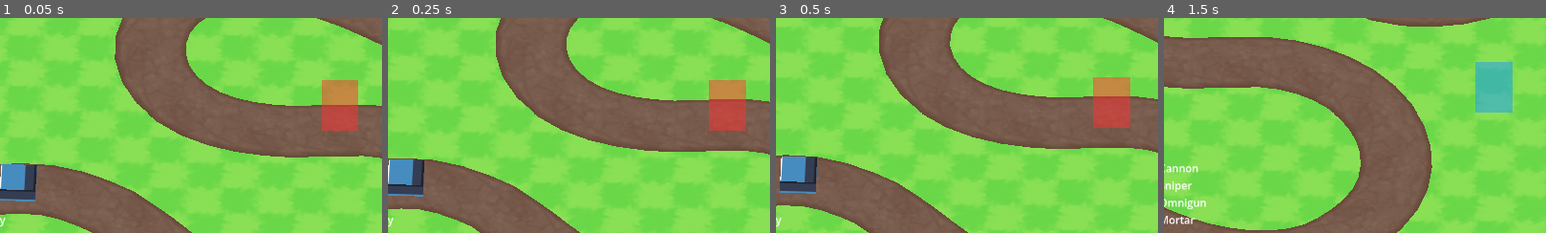
Above: before the commit, frames 1-4 (left to right).
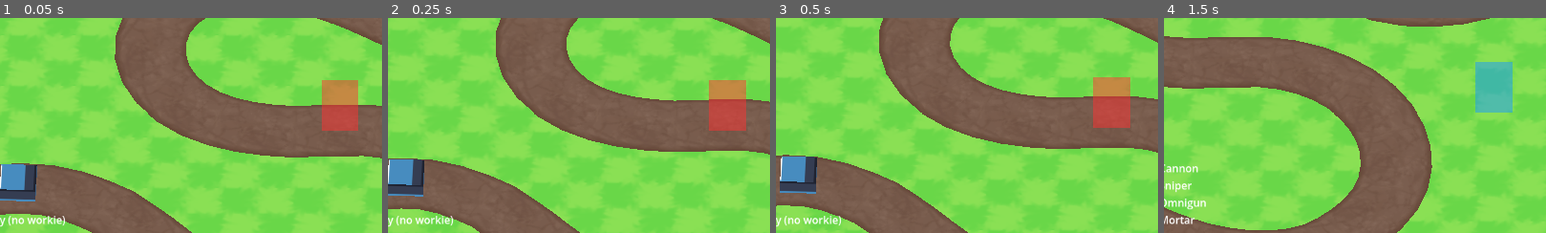
Above: after the commit, the same moments.

Repository: dairycultist/furry-roguelike-platformer
Game: Godot game, scene res://scene.tscn
Two runs of this game, one before a commit and one after it. Both use one fixed random seed, a clock stepped at 60 frames per second and the inputs below. The engine's default icon, where the game draws it, is replaced by a stand-in: a white triangle on a blue panel in a dark square.
Inputs:
- Up to frame 1 (0.05 s): no input
- Up to frame 2 (0.25 s): no input
- Up to frame 3 (0.5 s): no input
- Up to frame 4 (1.5 s): hold Right (pan_right) 0.53-1.28 s; tap X (camalt_negative) at 0.6 s; hold Down (pan_down) from 1.28 s (still down); tap Z (camalt_positive) at 1.35 s
The pictures show only the part of the screen within x 6-56%, y 28-78%; the shares and areas given below are measured in that part.

The runs differ from the first frame. In frame 1, 0.3% of the frame differs, in the area x 2-17%, y 92-97%; in frame 2, 0.3%; in frame 3, 0.3%; in frame 4, nothing differs.

Commit message:
Enemy hit animation

Diff:
--- a/enemy.gd
+++ b/enemy.gd
@@ -3,13 +3,23 @@
 @export var _speed : float = 1.0;
 @export var _health : int = 3;
 
+var _hit_fac : float = 1.0;
+
+var _material : ShaderMaterial;
+
+func _ready() -> void:
+	_material = $Mesh.get_surface_override_material(0).duplicate();
+	$Mesh.set_surface_override_material(0, _material);
+
 func attack(dmg : int) -> void:
-
-	# TODO when attacked, flash white
-
+	_hit_fac = 0.0;
 	_health -= dmg;
+	$Mesh.position = 0.25 * Vector3(randfn(0, 1), 0.0, randfn(0, 1)).normalized();
 	if _health <= 0:
 		queue_free();
 
 func _process(delta: float) -> void:
+	_material.set_shader_parameter("hit_fac", _hit_fac);
+	_hit_fac = min(1.0, _hit_fac + 2.0 * delta);
 	progress += _speed * delta;
+	$Mesh.position = lerp($Mesh.position, Vector3.ZERO, 3.0 * delta);
--- a/enemy.tscn
+++ b/enemy.tscn
@@ -11,6 +11,7 @@
 shader = ExtResource("2_iifgy")
 shader_parameter/albedo = ExtResource("3_epg4t")
 shader_parameter/uv_scale = Vector2(1, 1)
+shader_parameter/hit_fac = 0.0
 shader_parameter/origin_fade_dist = 12.0
 shader_parameter/origin_fade_width2 = 1.0
 shader_parameter/fade_corner_radius = 0.2
@@ -19,7 +20,6 @@
 [node name="Enemy" type="PathFollow3D" unique_id=1505863252]
 transform = Transform3D(0.9999751, 0, 0, 0, 1.0000056, 0, 0, 0, 0.9999751, 0, 0, 0)
 script = ExtResource("1_qi2p4")
-speed = 1.0
 
 [node name="Mesh" type="MeshInstance3D" parent="." unique_id=1535816302]
 mesh = SubResource("BoxMesh_x0ryr")
--- a/player.gd
+++ b/player.gd
@@ -109,4 +109,4 @@
 	else:
 		for i in range(0, types.size()):
 			$TowerTypeLabel.text += str(i + 1, " - Upgrade to ", types[i], "\n");
-		$TowerTypeLabel.text += str(4, " - Destroy\n");
+		$TowerTypeLabel.text += str(4, " - Destroy (no workie)\n");
--- a/toon.gdshader
+++ b/toon.gdshader
@@ -3,6 +3,8 @@
 
 uniform sampler2D albedo : source_color;
 uniform vec2 uv_scale = vec2(1., 1.);
+
+uniform float hit_fac = 1.0; // 0.0 is "hit just started"
 
 uniform float origin_fade_dist = 10.0;
 uniform float origin_fade_width2 = 1.0;
@@ -30,15 +32,15 @@
 	float dist;
 
 	if (x > corner_dist && z > corner_dist) {
-
 		dist = corner_dist + distance(vec2(corner_dist, corner_dist), vec2(x, z));
-
 	} else {
-
 		dist = max(x, z);
 	}
 
 	float fade_fac = pow(smoothstep(origin_fade_dist - origin_fade_width2, origin_fade_dist + origin_fade_width2, dist), exponent);
 
-    ALBEDO = mix(sample.rgb, vec3(0.), fade_fac);
+	if (fade_fac == 1.0)
+		discard;
+
+    ALBEDO = mix(vec3(1.0), mix(sample.rgb, vec3(0.), fade_fac), pow(hit_fac, 0.2));
 }
